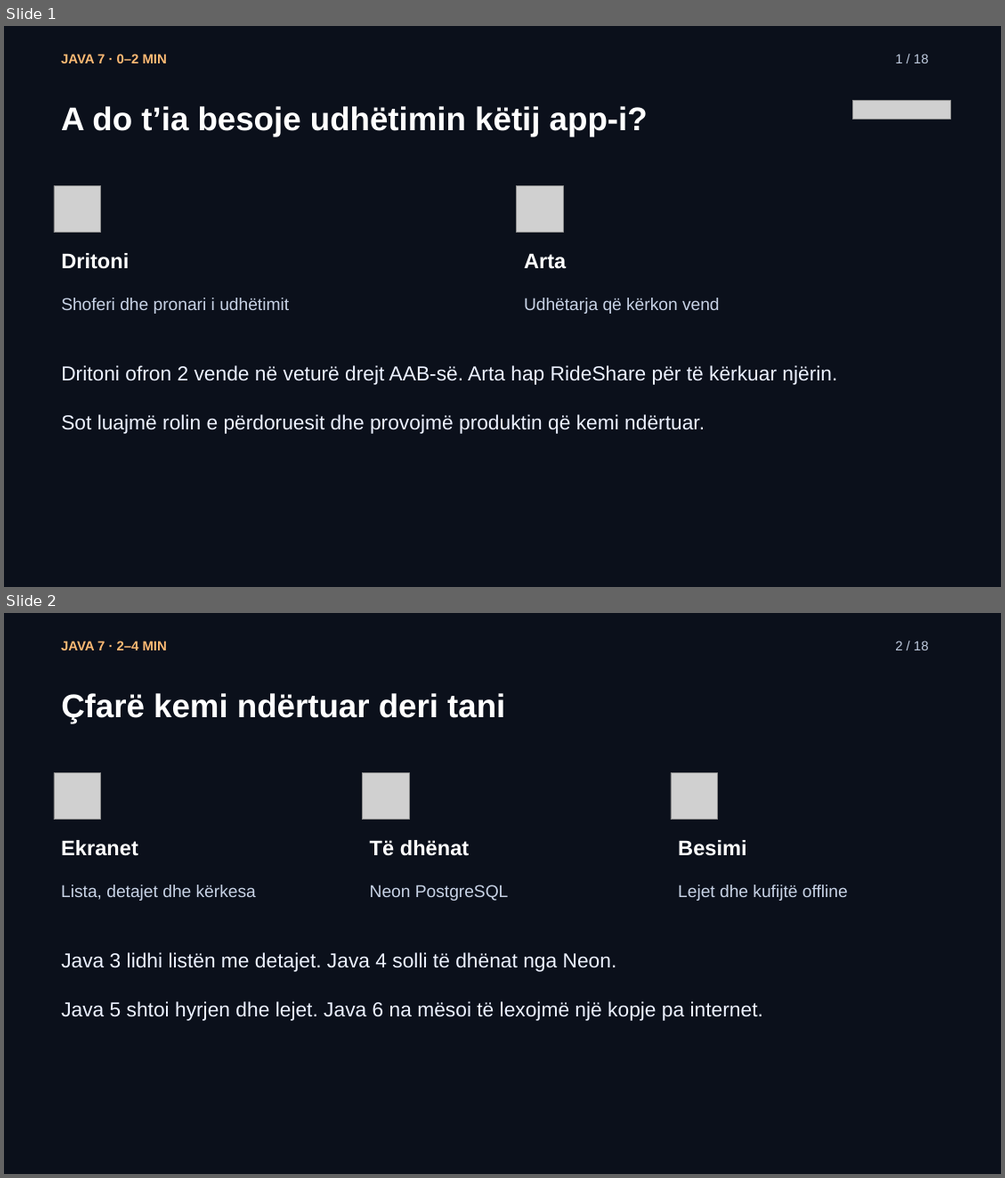
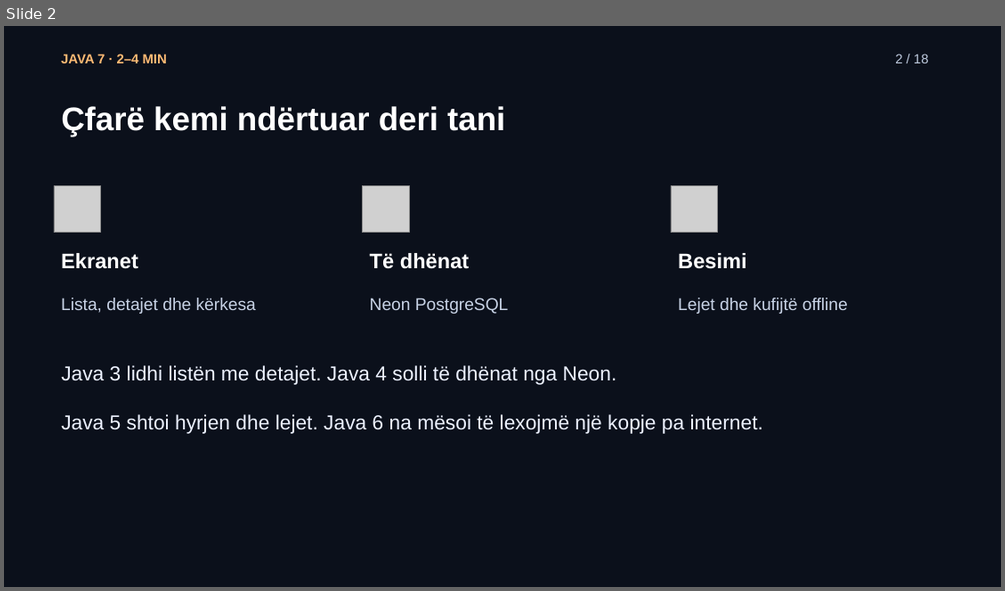
Before and after one commit to arbenl/arbenl.github.io, a slide deck: lendet/2026-2027/mobile/lectures/ligjerata-07-kontrolli-mvp-rideshare-2026.pptx. Shown one above the other, each under a label of ours: slides 1 and 2 before the commit, slide 2 after it. The pictures are 1005x1178 and 1005x591 pixels, drawn with LibreOffice and Linux fonts; fonts in the diff are those of the drawing; grey boxes stand for pictures. Boxes give left, top, right and bottom in pixels: in the first picture for what was removed or moved away, otherwise in the second. Text is boxed around its words. In the diff, an @@ line names an element or a change of style, - is before the commit and + after.

```diff
--- a/lendet/2026-2027/mobile/lectures/ligjerata-07-kontrolli-mvp-rideshare-2026.pptx
+++ b/lendet/2026-2027/mobile/lectures/ligjerata-07-kontrolli-mvp-rideshare-2026.pptx
@@ slide 1 removed at (4,26,1001,587), background #0B101B @@
@@ text removed at (61,54,167,63) @@
-JAVA 7 · 0–2 MIN
@@ text removed at (895,54,929,63) @@
-1 / 18
@@ picture removed at (853,100,950,119) @@
@@ text removed at (61,106,647,137) @@
-A do t’ia besoje udhëtimin këtij app-i?
@@ picture removed at (54,186,100,232) @@
@@ picture removed at (517,186,563,232) @@
@@ text removed at (61,253,129,269) @@
-Dritoni
@@ text removed at (524,253,566,269) @@
-Arta
@@ text removed at (61,297,289,313) @@
-Shoferi dhe pronari i udhëtimit
@@ text removed at (524,297,720,313) @@
-Udhëtarja që kërkon vend
@@ text removed at (61,365,837,434) @@
-Dritoni ofron 2 vende në veturë drejt AAB-së. Arta hap RideShare për të kërkuar njërin.
-Sot luajmë rolin e përdoruesit dhe provojmë produktin që kemi ndërtuar.
```
Also in this commit, not shown: 1 slide added, 5 other files.
